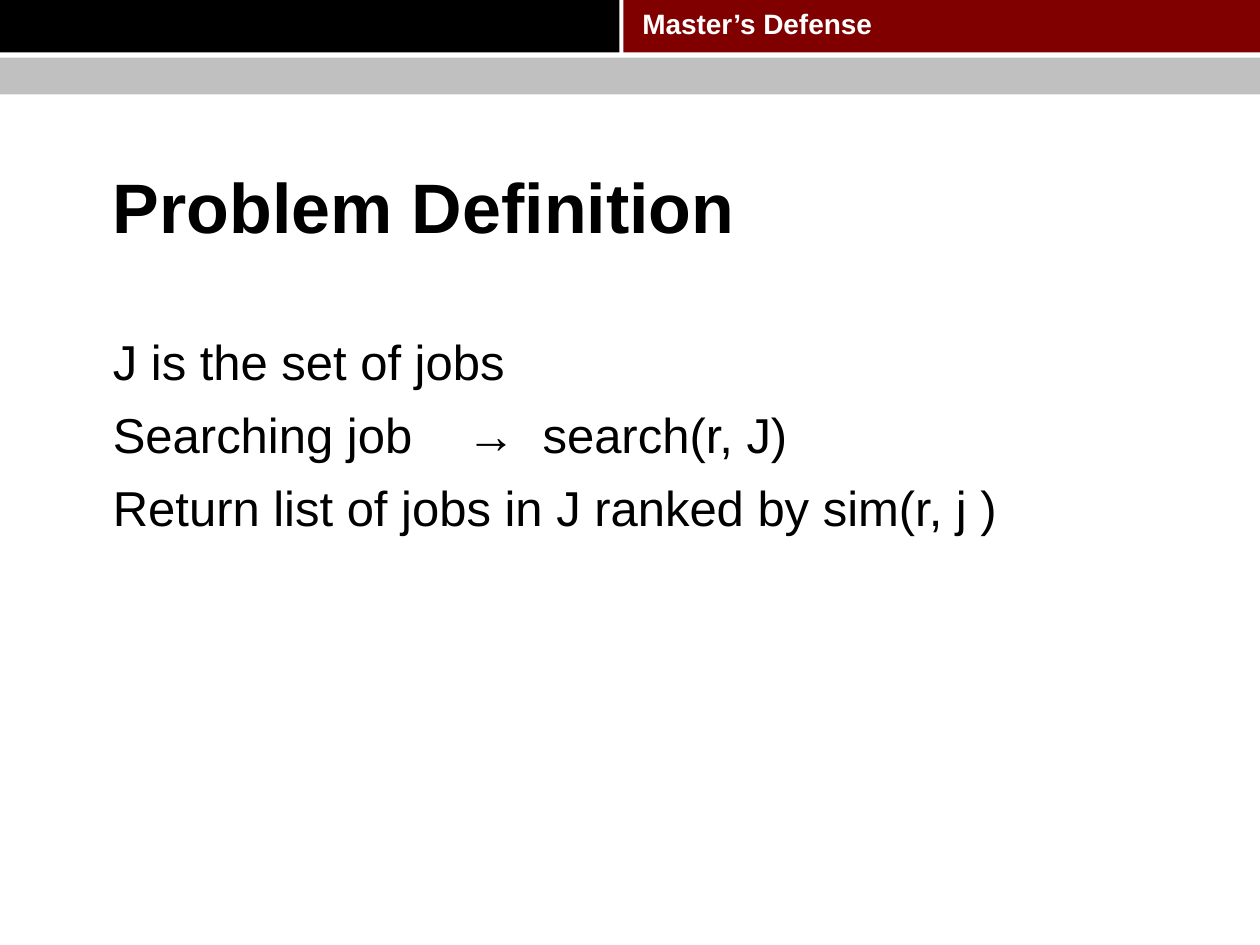
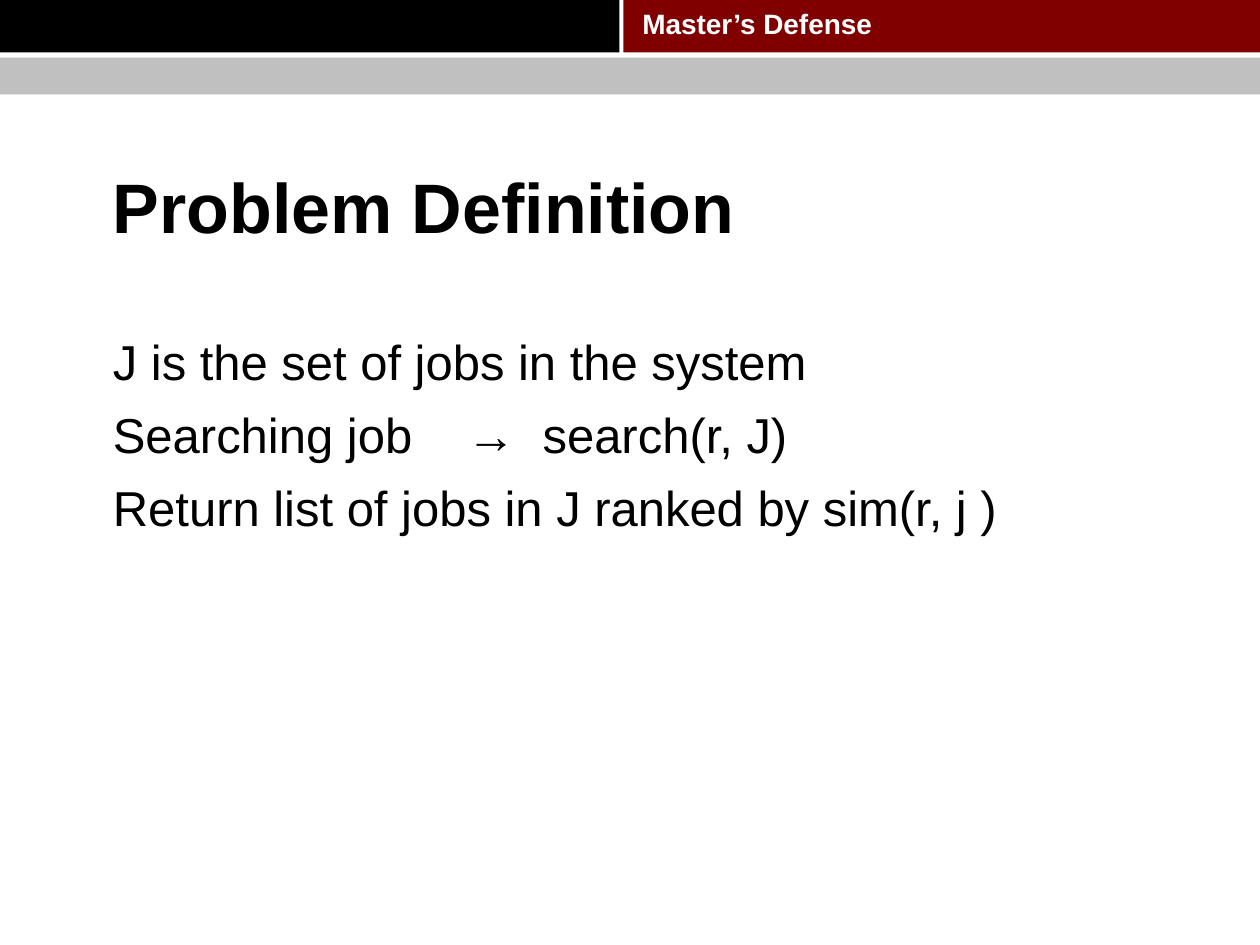
Before and after one commit to pkushiqiang/thesis, a slide deck: slide 21 of media/Master's thesis.pptx. Drawn at 1260x945 pixels with LibreOffice and Linux fonts; fonts in the diff are those of the drawing; background and template pictures are left out. Boxes give left, top, right and bottom in pixels: in the first picture for what was removed or moved away, otherwise in the second. Text is boxed around its words. In the diff, an @@ line names an element or a change of style, - is before the commit and + after.

```diff
--- a/media/Master's thesis.pptx
+++ b/media/Master's thesis.pptx
@@ text at bbox=[113, 344, 806, 390]: text changed @@
-J is the set of jobs
+J is the set of jobs in the system
```
Also in this commit, not shown: 22 other slides changed, 1 slide added.
